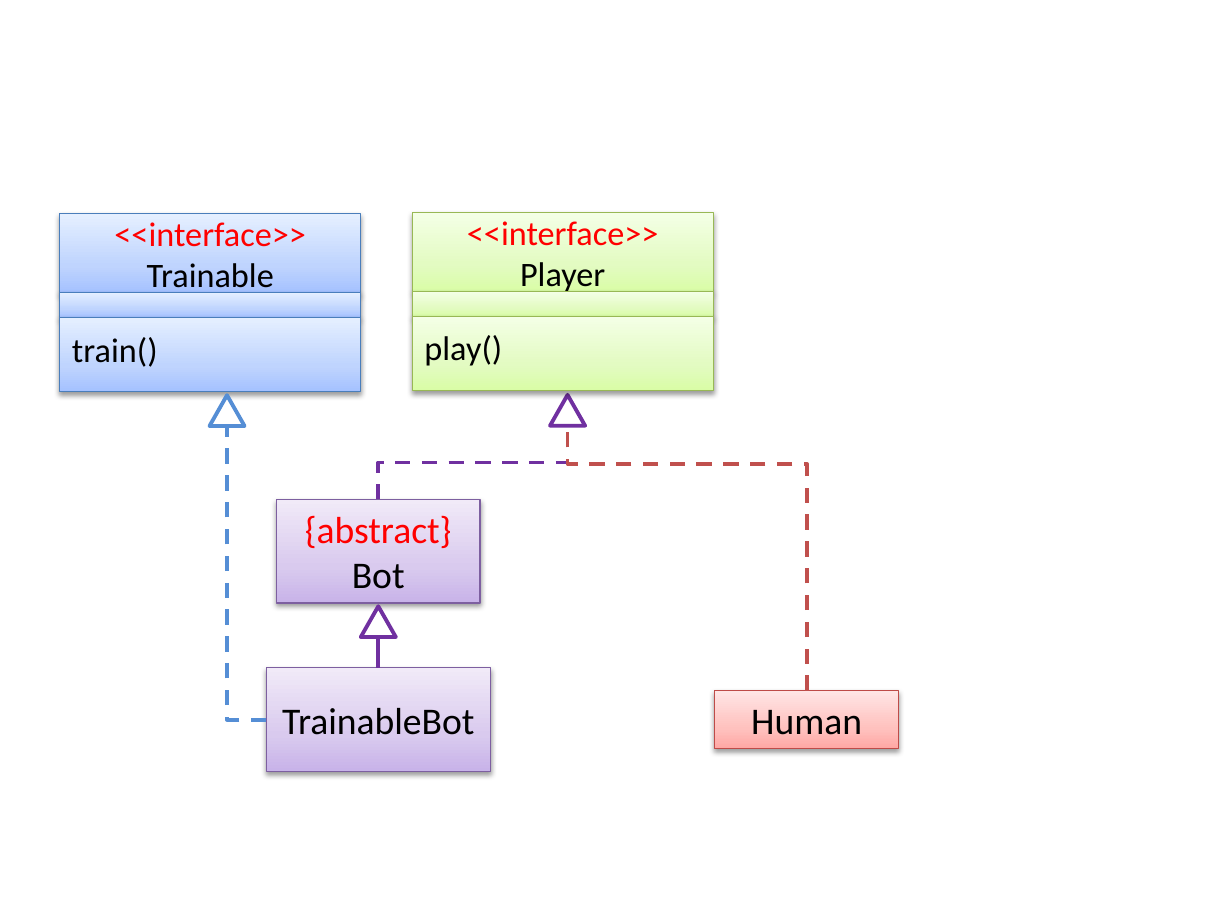
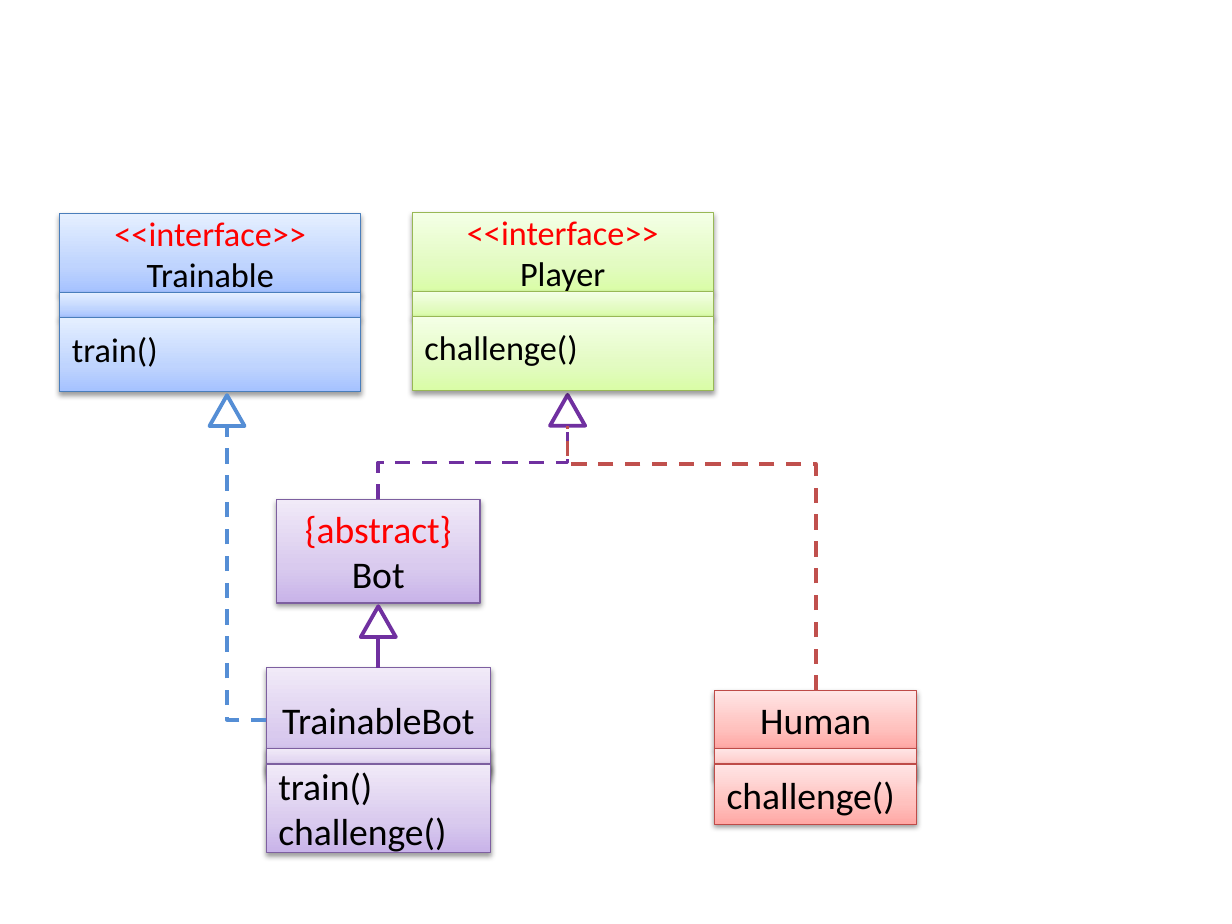
Before and after one commit to se-edu/se-book, a slide deck: slide 1 of diagrams/modelling/modellingStructures/classDiagramsAdvanced/playerBot.pptx. Drawn at 1232x924 pixels with LibreOffice and Linux fonts; fonts in the diff are those of the drawing. Boxes give left, top, right and bottom in pixels: in the first picture for what was removed or moved away, otherwise in the second. Text is boxed around its words. In the diff, an @@ line names an element or a change of style, - is before the commit and + after.

Commit message:
modelling/structure/advanced: fix typo in question paly() -> challenge()

```diff
--- a/diagrams/modelling/modellingStructures/classDiagramsAdvanced/playerBot.pptx
+++ b/diagrams/modelling/modellingStructures/classDiagramsAdvanced/playerBot.pptx
@@ text in rectangle at [424, 335, 577, 366]: text changed @@
-play()
+challenge()
@@ elbow line moved from (807, 691) - (568, 426) to (816, 691) - (568, 426) @@
@@ rectangle "Human": place and size @@
-rectangle "Human" at [715, 691, 899, 749]
+rectangle "Human" at [715, 691, 917, 749]
@@ rectangle added at [266, 749, 490, 780], fill gradient #C9B5E8 to #D8CBEE to #F0EAF9, outline #7D60A0 0.75 pt @@
@@ rectangle added at [715, 749, 917, 780], fill gradient #FFA6A5 to #FFC0BF to #FFE7E7, outline #BF4C48 0.75 pt @@
@@ rectangle added at [266, 764, 490, 853], fill gradient #C9B5E8 to #D8CBEE to #F0EAF9, outline #7D60A0 0.75 pt, 22 pt, text #000000 @@
+train()
+challenge()
@@ rectangle added at [715, 764, 917, 824], fill gradient #FFA6A5 to #FFC0BF to #FFE7E7, outline #BF4C48 0.75 pt, 22 pt, text #000000 @@
+challenge()
```
Also in this commit, not shown: 2 other slides changed, 4 other files.
